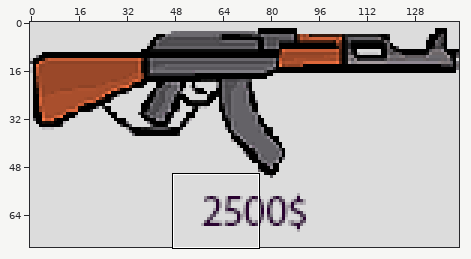
File history of a sprite sheet, Shooter2D/Resources/Images/gun5.png. Above, an overview of the earlier version with the close-up marked.
Close-up. Earlier state:
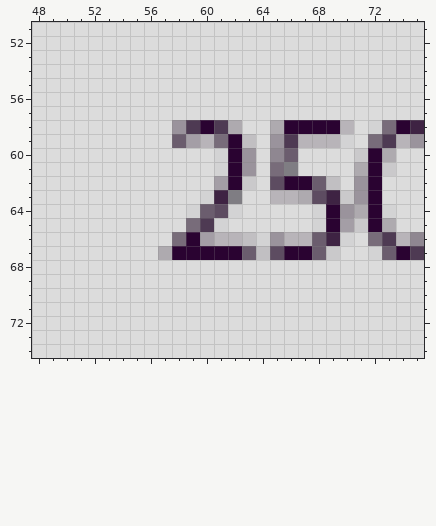
The file is 143x75 pixels. Colours within 5 levels of each other are drawn and written as one. Shown: x 48..75, y 51..74.
The same view after the edit:
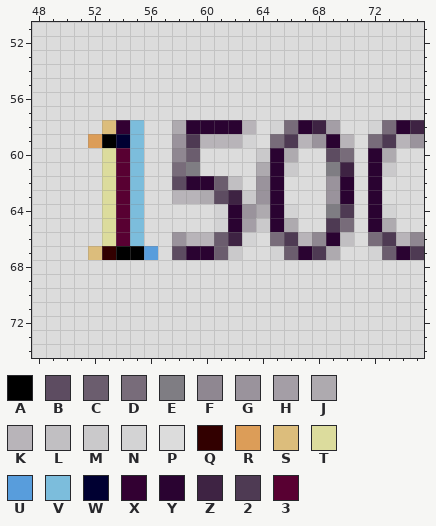
Palette (. is transparent): A #000000  B #5d4c61  C #6b5d6e  D #786c7a  E #7f7d83  F #8f8791  G #9a939c  H #a49ea6  J #aeaaaf  K #b8b4b9  L #c1bfc2  M #cac9cb  N #d3d3d4  P #dcdcdc  Q #320000  R #dc9d58  S #dcbd7c  T #dcdc9d  U #589ddc  V #7cbddc  W #000032  X #320032  Y #2a0331  Z #3e2343  2 #4e3a53  3 #580032
From old to new:
y 58: x 53..55 PPP -> SXV; x 58..59 G2 -> JY; x 61..63 2JP -> YYK; x 65..66 JY -> ND; x 68..70 YYK -> ZHP
y 59: x 52..55 PPPP -> RAWV; x 58..59 CH -> G2; x 61..63 DYL -> KKN; x 65 G -> D; x 68..70 KKN -> GYK
y 60: x 53..55 PPP -> T3V; x 58..59 PP -> FC; x 61..66 NYGPFC -> PPPMYJ; x 69..71 PPM -> BDP
y 61: x 53..55 PPP -> T3V; x 58..59 PP -> DE; x 61..66 NYGPDE -> PPPJYM; x 69..71 PPJ -> EZP
y 62: x 53..55 PPP -> T3V; x 58..71 PPPHYMPBYYCLPG -> BYYCLPGYPPPGYP
y 63: x 53..55 PPP -> T3V; x 58..71 PPNZEPPKKJBZMG -> KKJBZMGYPPPGYP
y 64: x 53..55 PPP -> T3V; x 59..66 NCBNPPPP -> PPNYGJYN; x 68..71 NYGJ -> PE2P
y 65: x 53..55 PPP -> T3V; x 59..60 D2 -> PP; x 62..66 PPPPP -> YHMYJ; x 68..71 NYHM -> P2DP
y 66: x 53..55 PPP -> T3V; x 58..66 DYHKKLNGK -> GKKCZNPD2; x 68..70 CZN -> FYL
y 67: x 52..58 PPPPPJY -> SQAAUPB; x 61..66 YYCLBY -> CMPPNC; x 68..69 CM -> 2J
